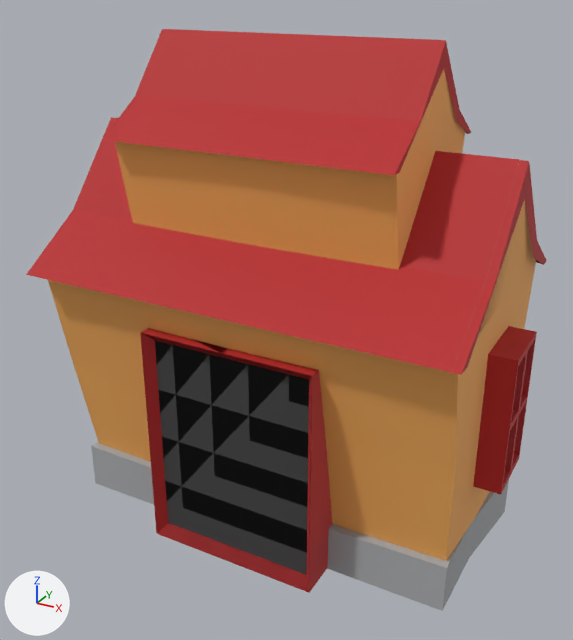
The FBX model TomatoPasture/Assets/Models/Props/LowPolyHouse.fbx as it was, and as the next commit left it.
Rendered twice from a 50 mm camera at (2.79, -5.25, 3.25) aimed at (0.02, -0.22, 0.73). The axes (+X, +Y, +Z) are drawn at lower left. The lights are the same throughout. Where no turn or scale is listed for an object, it has been applied to the vertices. Vertices at the same position are counted once.
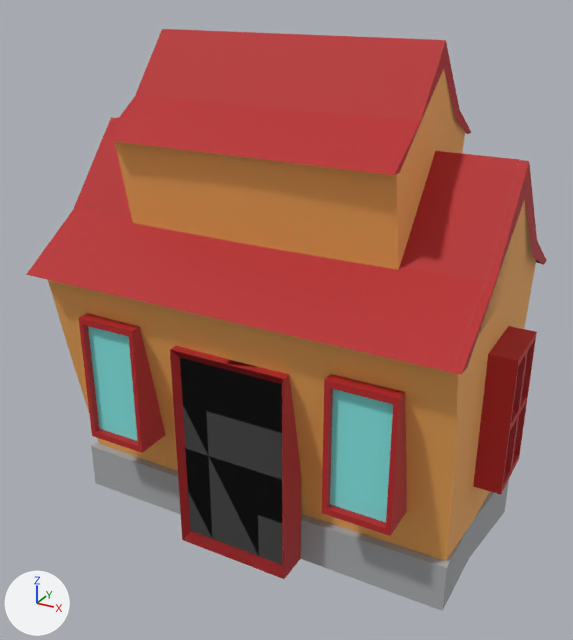
Location of each change, [x1, y1, x2, y2] in pixels of the pictures (573 x 640 px; the box of a moved part takes in the faces that stretch with it):
part 1 of me_cube_002, moved or reshaped
    before: [140, 328, 312, 592]
    after: [170, 346, 284, 578]
part 2 of me_cube_002, moved or reshaped
    before: [141, 328, 333, 593]
    after: [171, 346, 301, 579]
part 3 of me_cube_002, added
    after: [322, 374, 407, 536]
part 4 of me_cube_002, added
    after: [79, 313, 165, 453]

Diff of the bpy script that builds the scene:
```diff
--- a/TomatoPasture/Assets/Models/Props/LowPolyHouse.fbx.py
+++ b/TomatoPasture/Assets/Models/Props/LowPolyHouse.fbx.py
@@ me_cube_002 @@
 # used by ob_cube; location = (0.001, -3.683, -0.015)
-me_cube_002.from_pydata(...)  # 830 vertices, 700 faces; spans x -1.85..1.85, y 2.34..4.74, z -1.0..2.86
+me_cube_002.from_pydata(...)  # 842 vertices, 714 faces; spans x -1.85..1.85, y 2.34..4.74, z -1.0..2.86
+# me_cube_002 part 1: the loose piece of 12 vertices spanning x -0.71..0.7, y 2.57..2.97, z -0.99..0.83 is scaled about its middle by (0.669, 0.669, -0.946), then moved by (0.0, -0.03, -0.05)
+# me_cube_002 part 2: the loose piece of 12 vertices spanning x -0.7..0.71, y 2.57..2.97, z -0.99..0.83 is scaled about its middle by (0.669, 0.669, -0.946), then moved by (0.0, -0.03, -0.05)
+# me_cube_002 part 3: a new loose piece of 20 vertices spanning x 0.79..1.31, y 2.57..2.88, z -0.24..0.83
+# me_cube_002 part 4: a new loose piece of 20 vertices spanning x -1.31..-0.79, y 2.57..2.88, z -0.24..0.83
 me_cube_002.materials.append(mat_glass)
```
